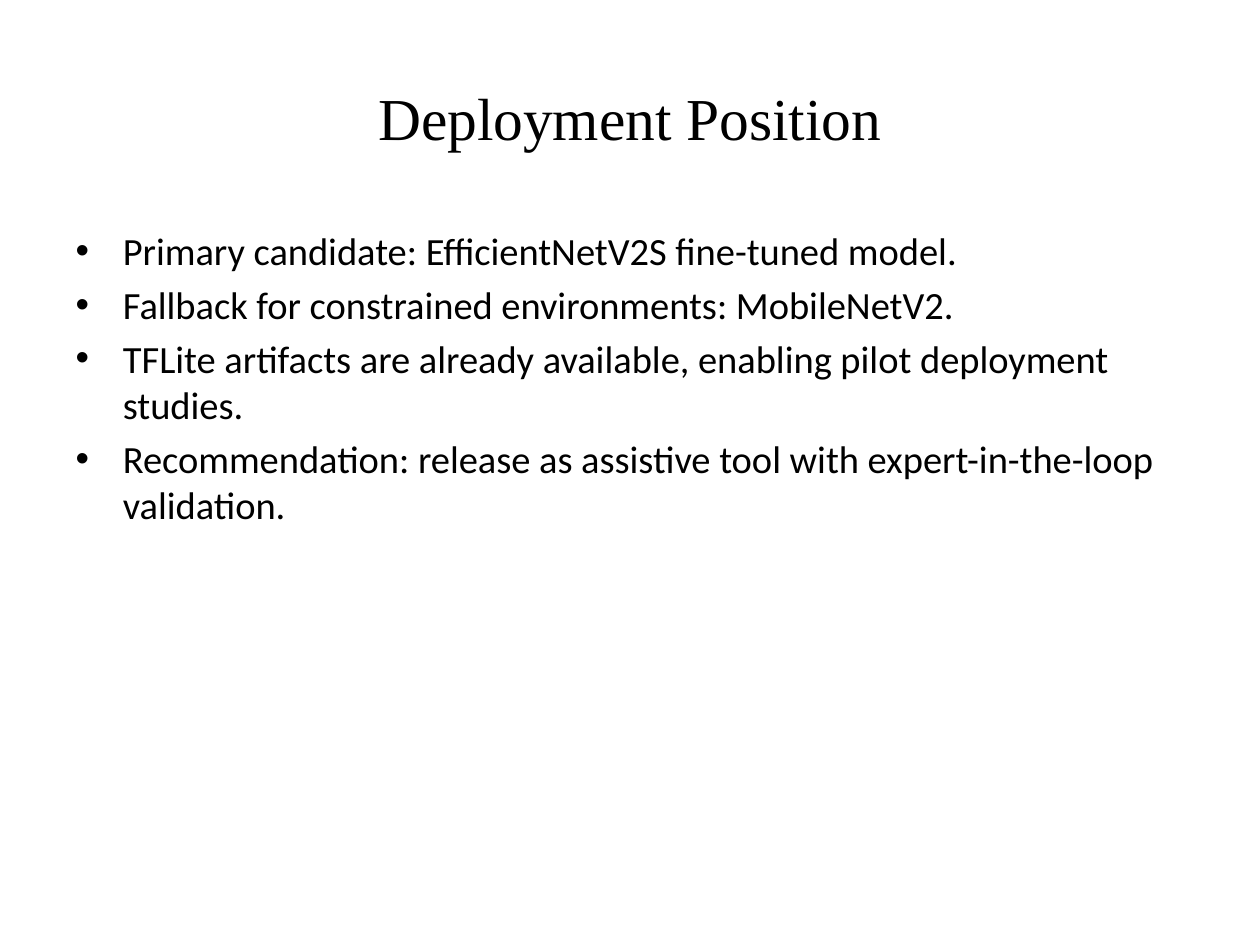
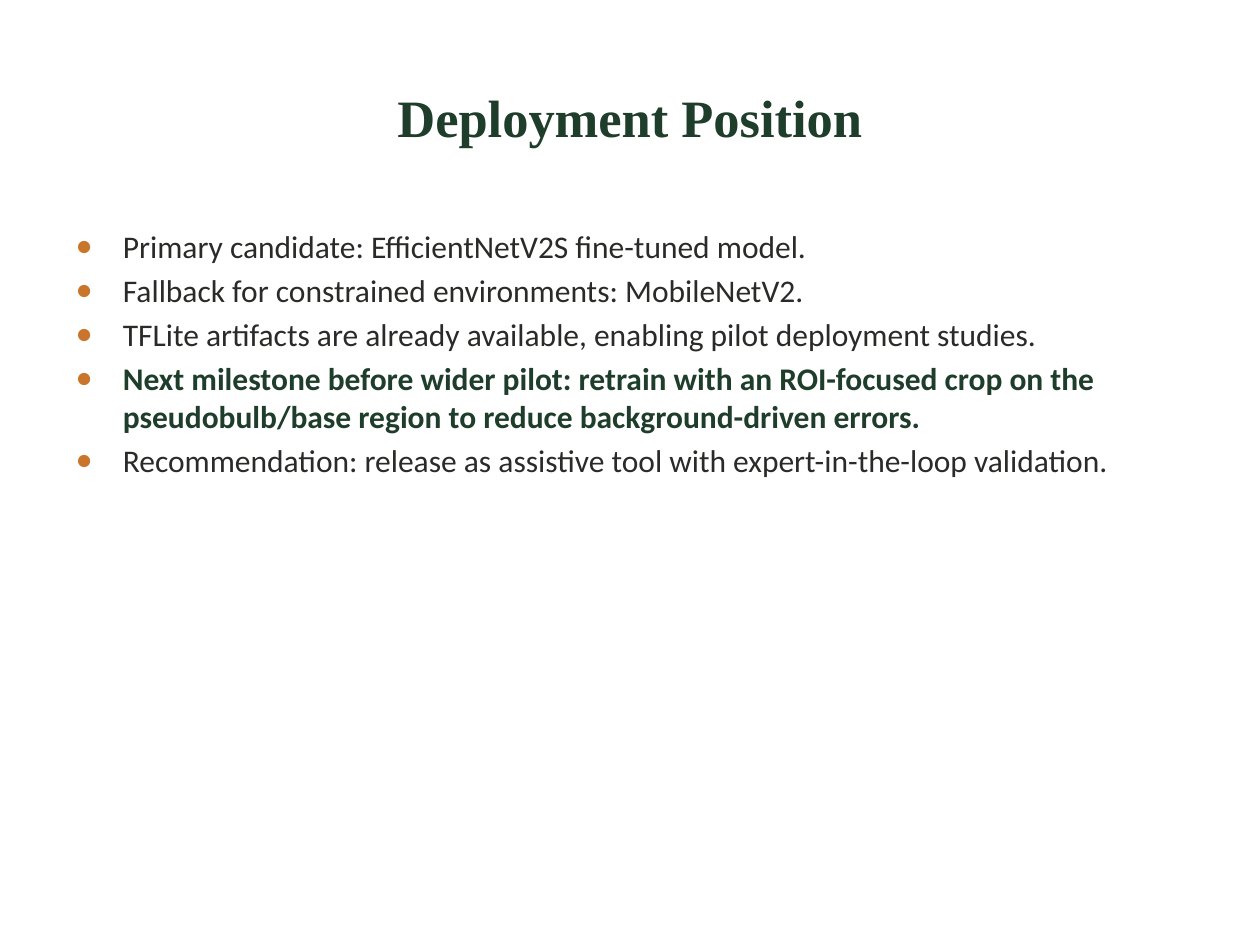
Before and after one commit to IritaSee/anggrek, a slide deck: slide 16 of docs/coelogyne_results_botany_academic.pptx (slide 14 before the commit). Drawn at 1260x945 pixels with LibreOffice and Linux fonts; fonts in the diff are those of the drawing. Boxes give left, top, right and bottom in pixels: in the first picture for what was removed or moved away, otherwise in the second. Text is boxed around its words. In the diff, an @@ line names an element or a change of style, - is before the commit and + after.

Commit message:
update result and design

```diff
--- a/docs/coelogyne_results_botany_academic.pptx
+++ b/docs/coelogyne_results_botany_academic.pptx
@@ title "Deployment Position" at (x1=397, y1=100, x2=862, y2=148): size 34 to 30 pt, text colour #000000 to #1F3D2B, bold on @@
@@ text at (x1=123, y1=236, x2=1107, y2=477): size 22 to 18 pt, text colour #000000 to #2A2A28 in "Primary candidate: EfficientNetV2S fine-tuned model.", "Fallback for constrained environments: MobileNetV2.", "TFLite artifacts are already available, enabling pilot ...", "Recommendation: release as assistive tool with expert-in-the ..."; bullet • to ● @@
@@ text at (x1=123, y1=368, x2=1094, y2=434): paragraph added @@
+● Next milestone before wider pilot: retrain with an ROI-focused crop on the pseudobulb/base region to reduce background-driven errors.
```
Also in this commit, not shown: 13 other slides changed, 3 slides added, 1 slide removed.
